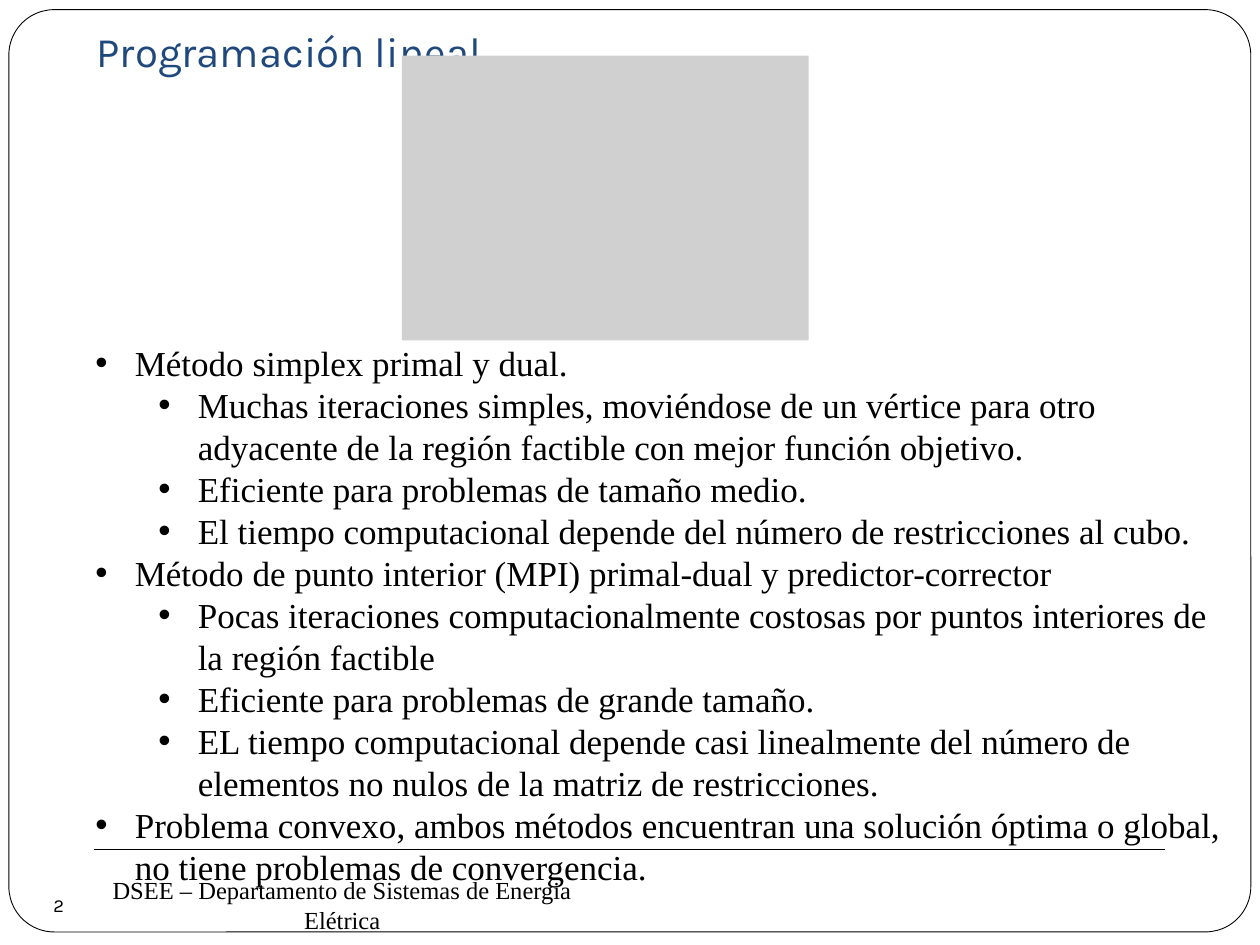
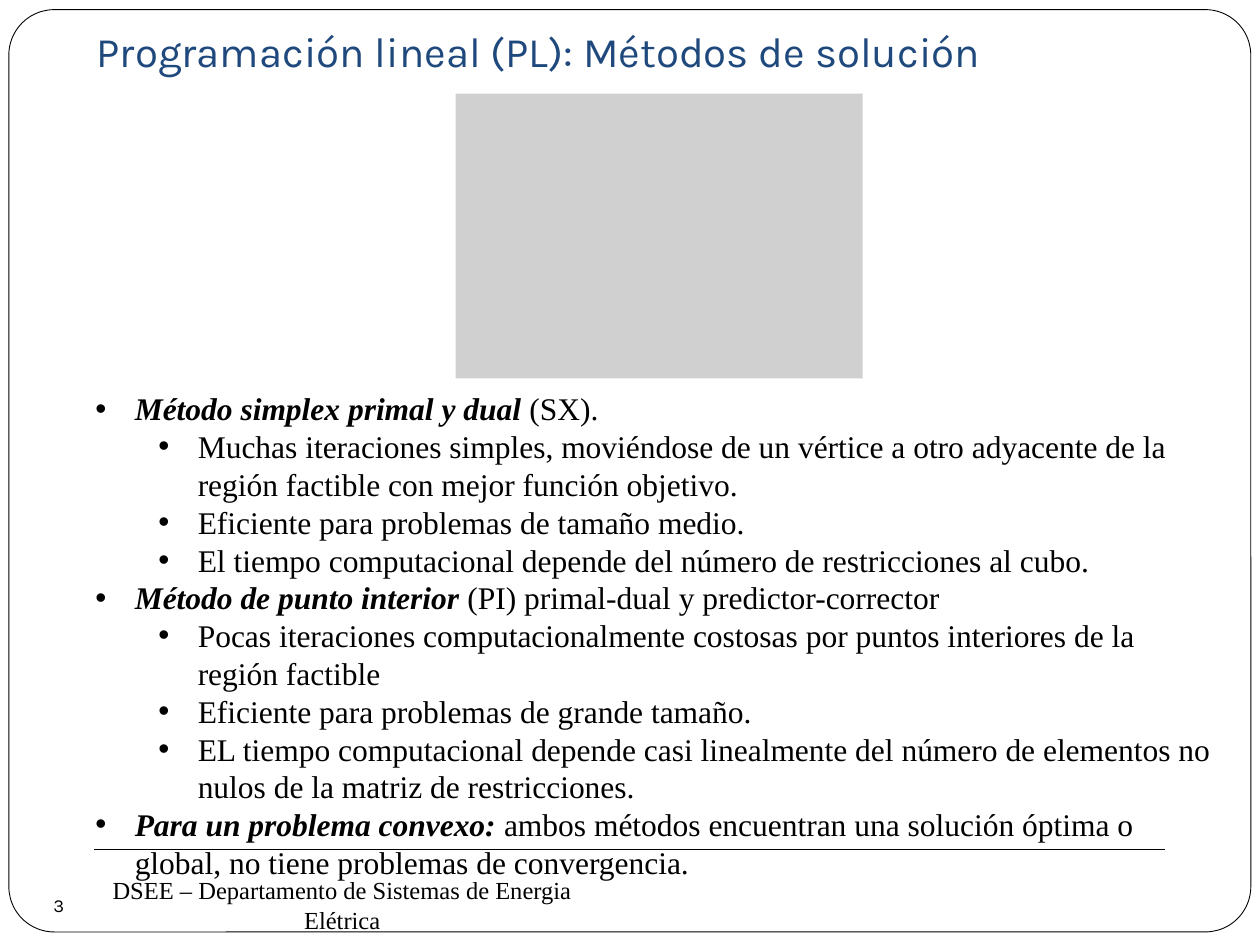
Before and after one commit to erikfilias/Power-Systems-Optimization-using-Julia-Language, a slide deck: slide 3 of 1. Lectures/Introducción a la Optimización aplicada a Sistemas de Energía Eléctrica/Dia 1/4. Programación Lineal.pptx (slide 2 before the commit). Drawn at 1260x945 pixels with LibreOffice and Linux fonts; fonts in the diff are those of the drawing; grey boxes stand for pictures; background and template pictures are left out. Boxes give left, top, right and bottom in pixels: in the first picture for what was removed or moved away, otherwise in the second. Text is boxed around its words. In the diff, an @@ line names an element or a change of style, - is before the commit and + after.

```diff
--- a/1. Lectures/Introducción a la Optimización aplicada a Sistemas de Energía Eléctrica/Dia 1/4. Programación Lineal.pptx
+++ b/1. Lectures/Introducción a la Optimización aplicada a Sistemas de Energía Eléctrica/Dia 1/4. Programación Lineal.pptx
@@ text at (97, 35, 980, 78): text changed @@
-Programación lineal
+Programación lineal (PL): Métodos de solución
@@ picture: place and size @@
-picture at (402, 55, 809, 340)
+picture at (456, 93, 863, 378)
@@ text "Método simplex primal y dual ...": place and size @@
-text "Método simplex primal y dual ..." at (135, 351, 1219, 887)
+text "Método simplex primal y dual ..." at (135, 398, 1209, 843)
@@ text at (135, 398, 1166, 502): text changed; size 20 to 18 pt @@
-• Método simplex primal y dual.
-  • Muchas iteraciones simples, moviéndose de un vértice para otro adyacente de la región factible con mejor función objetivo.
+• Método simplex primal y dual (SX).
+  • Muchas iteraciones simples, moviéndose de un vértice a otro adyacente de la región factible con mejor función objetivo.
@@ text at (198, 512, 1209, 799): size 20 to 18 pt in "Eficiente para problemas de tamaño medio.", "El tiempo computacional depende del número de ...", "Pocas iteraciones computacionalmente costosas por puntos int ...", "Eficiente para problemas de grande tamaño." and 1 more places @@
@@ text at (135, 587, 939, 616): text changed; size 20 to 18 pt @@
-• Método de punto interior (MPI) primal-dual y predictor-corrector
+• Método de punto interior (PI) primal-dual y predictor-corrector
@@ text at (135, 814, 1133, 843): text changed; size 20 to 18 pt @@
-• Problema convexo, ambos métodos encuentran una solución óptima o global, no tiene problemas de convergencia.
+• Para un problema convexo: ambos métodos encuentran una solución óptima o global, no tiene problemas de convergencia.
@@ page number at (53, 900, 64, 913): text changed @@
-2
+3
```
Also in this commit, not shown: 3 other slides changed, 2 slides removed.
